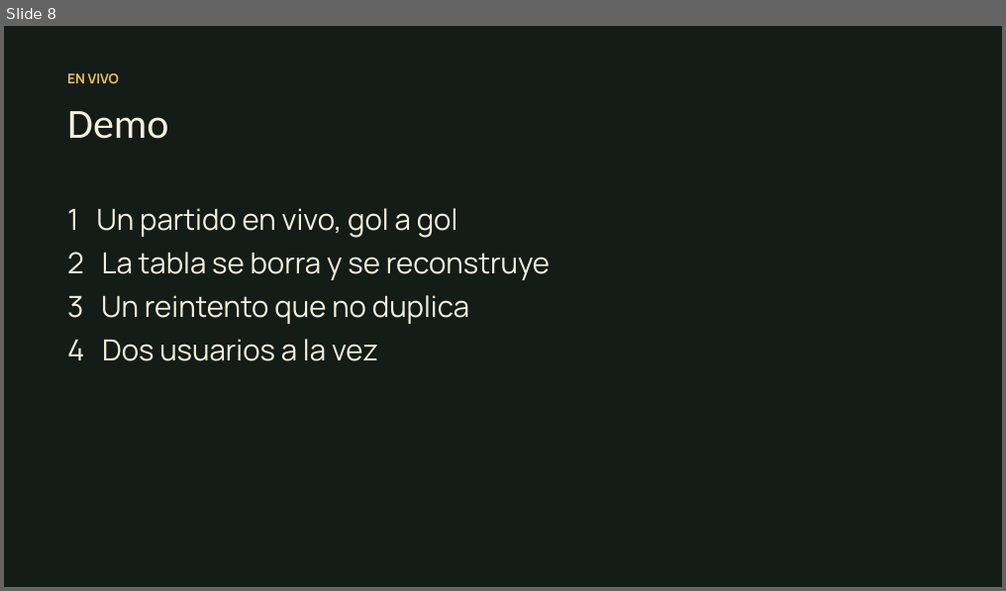
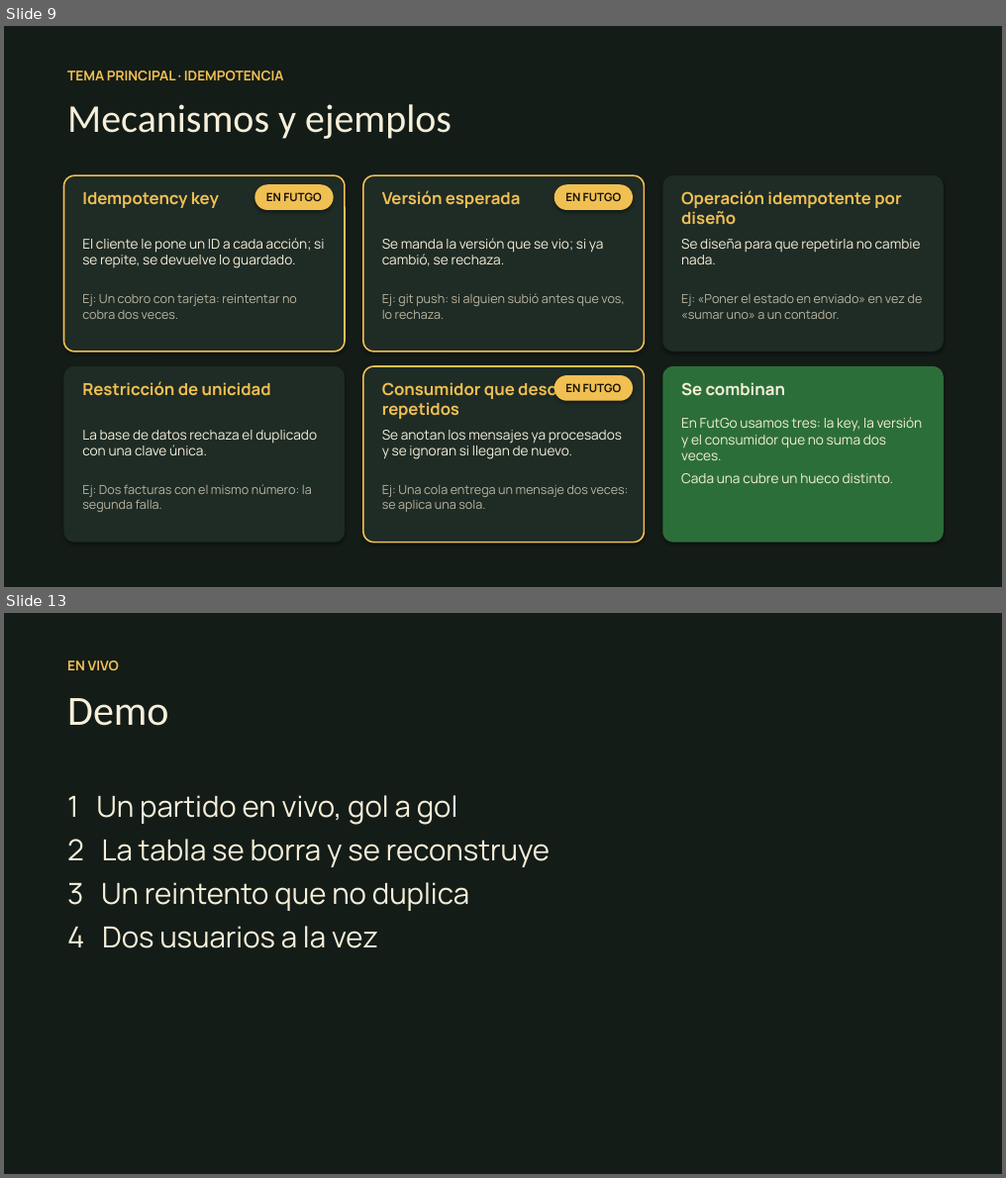
Before and after one commit to fabriJerezz/gepa-cli, a slide deck: presentacion/FutGo-presentacion.pptx. Shown one above the other, each under a label of ours: slide 8 before the commit, slides 9 and 13 after it; the slides between them are not shown. The pictures are 1006x591 and 1006x1178 pixels, drawn with LibreOffice and Linux fonts; fonts in the diff are those of the drawing. Boxes give left, top, right and bottom in pixels: in the first picture for what was removed or moved away, otherwise in the second. Text is boxed around its words. In the diff, an @@ line names an element or a change of style, - is before the commit and + after.

```diff
--- a/presentacion/FutGo-presentacion.pptx
+++ b/presentacion/FutGo-presentacion.pptx
@@ slide 9 added at (4, 26, 1002, 587), background #141C18 @@
@@ text added at (67, 71, 284, 80), 13 pt, text #F0C052, bold @@
+TEMA PRINCIPAL · IDEMPOTENCIA
@@ text added at (67, 104, 451, 139), 38 pt, text #F6EFD9 @@
+Mecanismos y ejemplos
@@ rounded rectangle added at (63, 175, 345, 352), fill #1F2B25, outline #F0C052 1.5 pt @@
@@ text added at (82, 192, 219, 208), 16 pt, text #F0C052, bold @@
+Idempotency key
@@ rounded rectangle added at (254, 184, 334, 210), fill #F0C052, 11 pt, text #1A1204, bold @@
+EN FUTGO
@@ rounded rectangle added at (363, 175, 645, 352), fill #1F2B25, outline #F0C052 1.5 pt @@
@@ text added at (382, 190, 521, 208), 16 pt, text #F0C052, bold @@
+Versión esperada
@@ rounded rectangle added at (554, 184, 633, 210), fill #F0C052, 11 pt, text #1A1204, bold @@
+EN FUTGO
@@ rounded rectangle added at (662, 175, 944, 352), fill #1F2B25 @@
@@ text added at (681, 190, 901, 225), 16 pt, text #F0C052, bold @@
+Operación idempotente por diseño
@@ text added at (82, 238, 324, 269), 13 pt, text #F6EFD9 @@
+El cliente le pone un ID a cada acción; si se repite, se devuelve lo guardado.
@@ text added at (382, 238, 603, 267), 13 pt, text #F6EFD9 @@
+Se manda la versión que se vio; si ya cambió, se rechaza.
@@ text added at (681, 239, 921, 265), 13 pt, text #F6EFD9 @@
+Se diseña para que repetirla no cambie nada.
@@ text added at (82, 294, 297, 319), 12 pt, text #B9B4A0 @@
+Ej: Un cobro con tarjeta: reintentar no cobra dos veces.
@@ text added at (382, 293, 624, 319), 12 pt, text #B9B4A0 @@
+Ej: git push: si alguien subió antes que vos, lo rechaza.
@@ text added at (681, 294, 923, 319), 12 pt, text #B9B4A0 @@
+Ej: «Poner el estado en enviado» en vez de «sumar uno» a un contador.
@@ rounded rectangle added at (63, 367, 345, 543), fill #1F2B25 @@
@@ text added at (82, 381, 271, 396), 16 pt, text #F0C052, bold @@
+Restricción de unicidad
@@ rounded rectangle added at (363, 367, 645, 543), fill #1F2B25, outline #F0C052 1.5 pt @@
@@ text added at (382, 380, 589, 419), 16 pt, text #F0C052, bold @@
+Consumidor que descarta repetidos
@@ rounded rectangle added at (554, 375, 633, 401), fill #F0C052, 11 pt, text #1A1204, bold @@
+EN FUTGO
@@ rounded rectangle added at (662, 367, 944, 543), fill #2C6E3A @@
@@ text added at (681, 382, 785, 396), 16 pt, text #F6EFD9, bold @@
+Se combinan
@@ text added at (82, 430, 317, 456), 13 pt, text #F6EFD9 @@
+La base de datos rechaza el duplicado con una clave única.
@@ text added at (382, 430, 622, 460), 13 pt, text #F6EFD9 @@
+Se anotan los mensajes ya procesados y se ignoran si llegan de nuevo.
@@ text added at (681, 417, 923, 483), 13 pt, text #F6EFD9 @@
+En FutGo usamos tres: la key, la versión y el consumidor que no suma dos veces.
+Cada una cubre un hueco distinto.
@@ text added at (82, 484, 312, 512), 12 pt, text #B9B4A0 @@
+Ej: Dos facturas con el mismo número: la segunda falla.
@@ text added at (382, 485, 628, 512), 12 pt, text #B9B4A0 @@
+Ej: Una cola entrega un mensaje dos veces: se aplica una sola.
@@ what was slide 8 is now slide 13 @@
```
Also in this commit, not shown: 2 slides changed, 7 other slides added, 3 slides removed, 1 other file.
